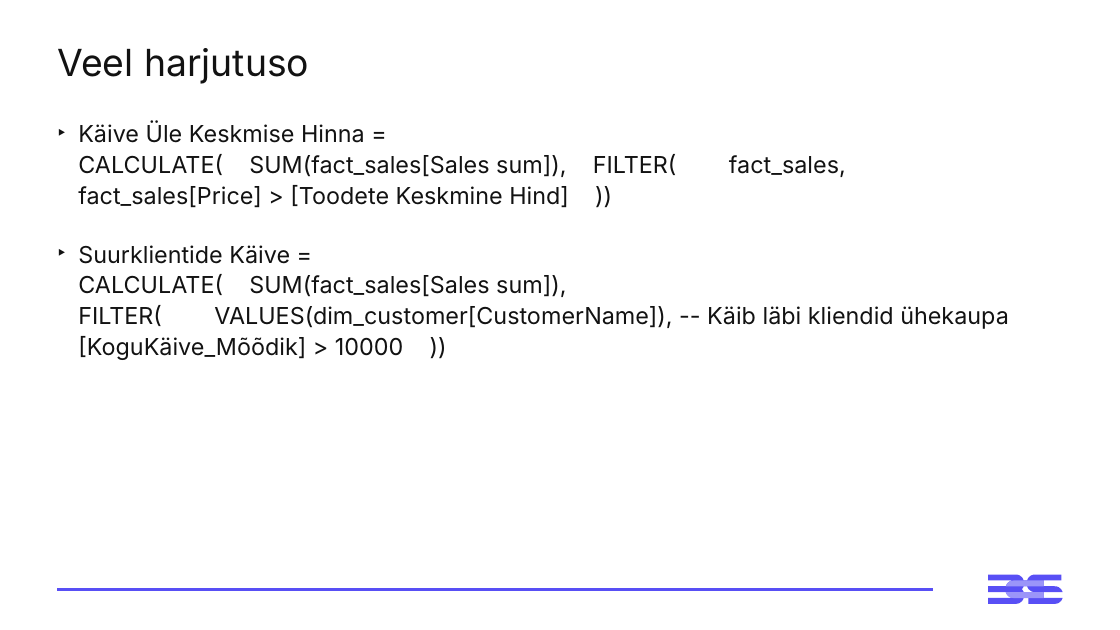
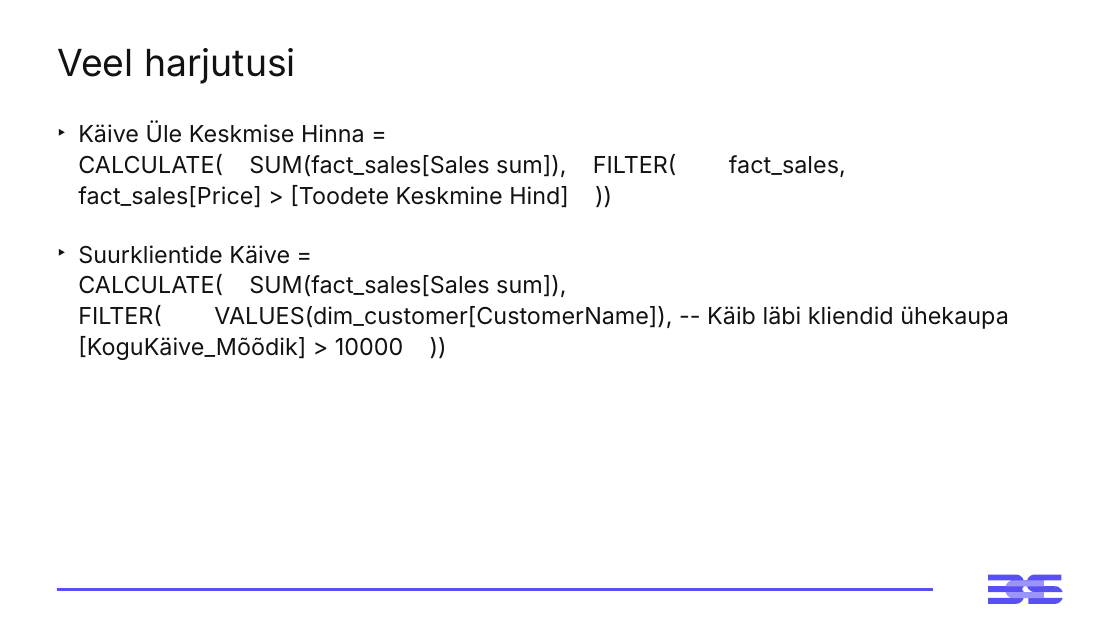
Before and after one commit to emilieabel/andmetarkus, a slide deck: slide 50 of Materjalid/Day3 M Visuaalid Andmelugu/3-paev-andmetarkus-esitlus.pptx (slide 46 before the commit). Drawn at 1120x630 pixels with LibreOffice and Linux fonts; fonts in the diff are those of the drawing. Boxes give left, top, right and bottom in pixels: in the first picture for what was removed or moved away, otherwise in the second. Text is boxed around its words. In the diff, an @@ line names an element or a change of style, - is before the commit and + after.

```diff
--- a/Materjalid/Day3 M Visuaalid Andmelugu/3-paev-andmetarkus-esitlus.pptx
+++ b/Materjalid/Day3 M Visuaalid Andmelugu/3-paev-andmetarkus-esitlus.pptx
@@ title at bbox=[57, 48, 296, 84]: text changed @@
-Veel harjutuso
+Veel harjutusi
```
Also in this commit, not shown: 1 other slide changed, 6 slides added, 2 slides removed, 3 other files.
